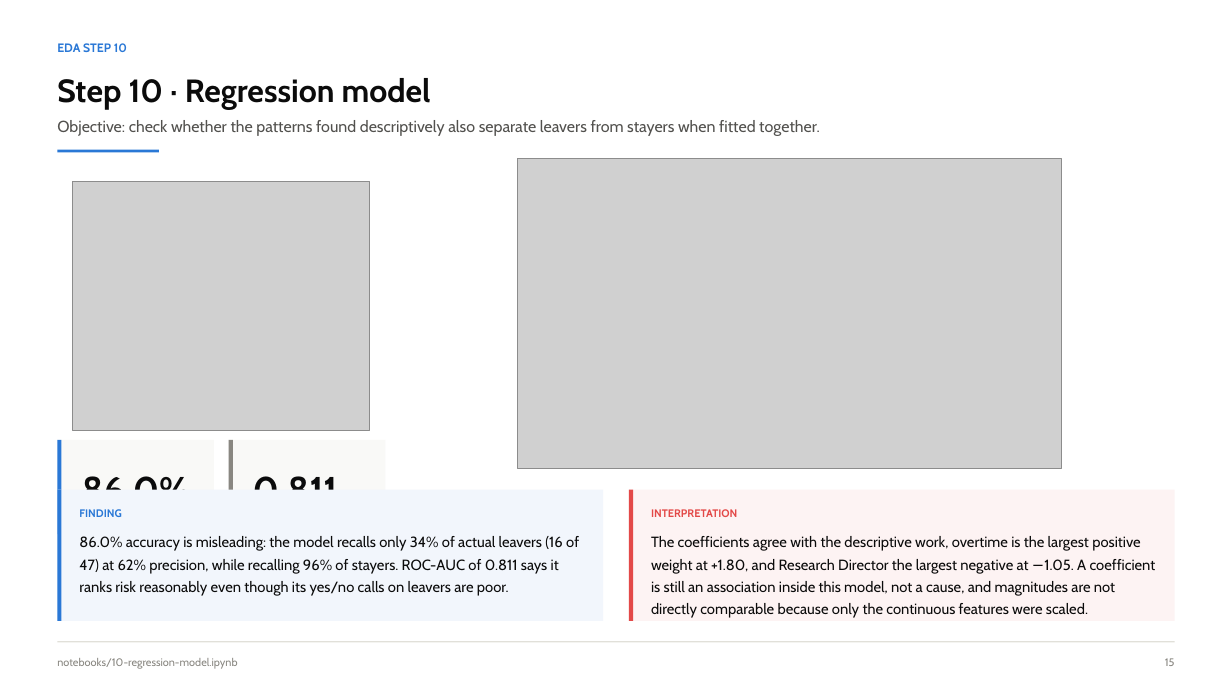
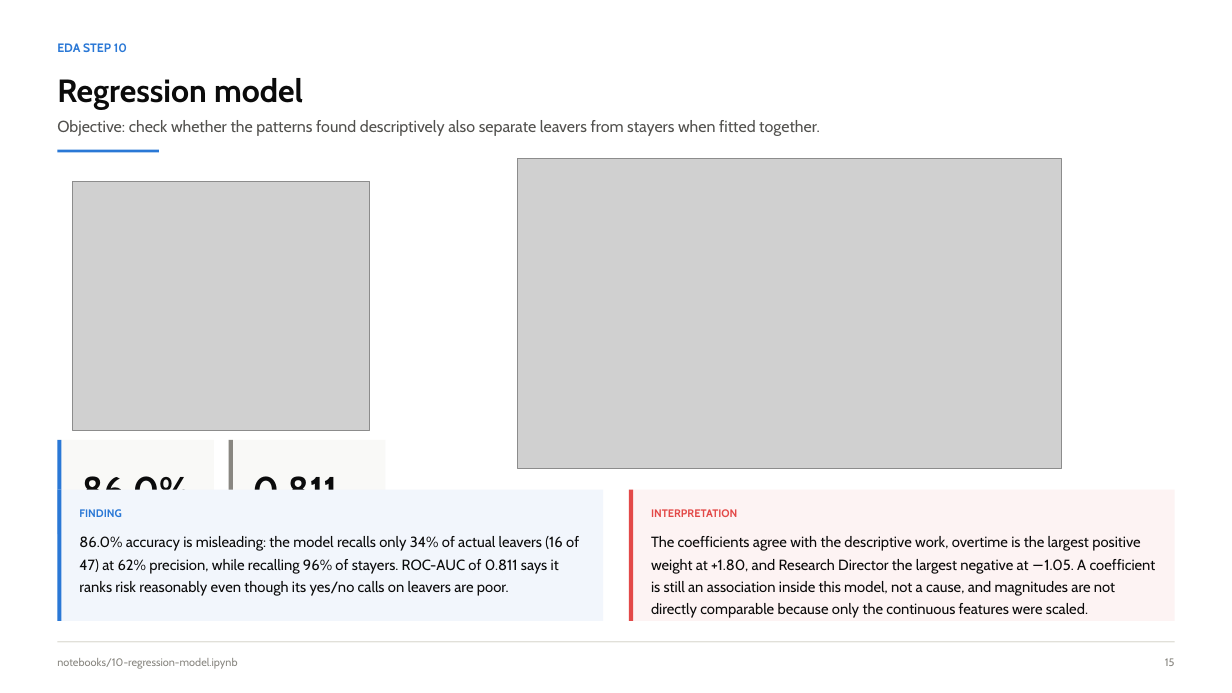
Before and after one commit to NPower-JDA-Cohort-2026/ibm-analytics-attrition-eda, a slide deck: slide 7 of presentation/IBM_Attrition_EDA_Team_Presentation.pptx (slide 15 before the commit). Drawn at 1232x693 pixels with LibreOffice and Linux fonts; fonts in the diff are those of the drawing; grey boxes stand for pictures. Boxes give left, top, right and bottom in pixels: in the first picture for what was removed or moved away, otherwise in the second. Text is boxed around its words. In the diff, an @@ line names an element or a change of style, - is before the commit and + after.

```diff
--- a/presentation/IBM_Attrition_EDA_Team_Presentation.pptx
+++ b/presentation/IBM_Attrition_EDA_Team_Presentation.pptx
@@ text at bbox=[57, 78, 303, 109]: text changed @@
-Step 10 · Regression model
+Regression model
```
Also in this commit, not shown: 10 other slides changed.
